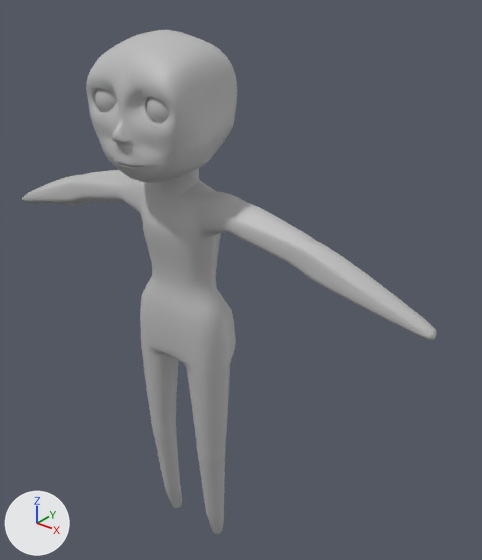
Before and after pictures for a commit that changed the FBX model narrative-unity/Assets/Models/Characters/m_base.fbx.
The view is the same before and after, from a 50 mm camera at (1.118, -1.168, 1.636) aimed at (0.097, 0.108, 0.844). The axes (+X, +Y, +Z) are drawn at lower left. The lights are the same throughout. Where no turn or scale is listed for an object, it has been applied to the vertices. Vertices at the same position are counted once.
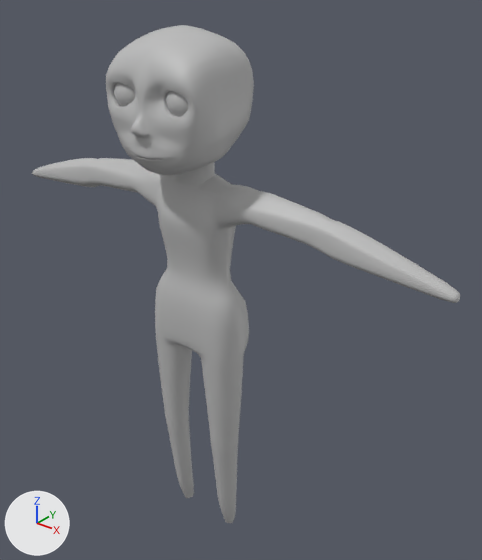
Changed parts and their boxes [x1, y1, x2, y2] in the pictures (482 x 560 px; the box of a moved part takes in the faces that stretch with it):
```json
{"object": "pCube7", "change": "reshaped, moved", "before": [22, 30, 437, 534], "after": [32, 25, 460, 523]}
{"part": 1, "of": "me_mesh", "change": "moved or reshaped", "before": [86, 30, 237, 183], "after": [106, 25, 254, 175]}
{"part": 2, "of": "me_mesh", "change": "rebuilt", "before": [22, 169, 437, 534], "after": [32, 158, 460, 523]}
{"part": 3, "of": "me_mesh", "change": "moved or reshaped", "before": [95, 89, 169, 123], "after": [114, 83, 188, 117]}
```

Edits to the scene script, one JSON object a line:
```json
{"block": "me_mesh", "where": "# used by ob_pcube7; location = (0.0, -0.001, 0.007)"}
{"op": "remove", "block": "me_mesh", "code": "me_mesh.from_pydata(...)  # 6077 vertices, 6040 faces; spans x -0.693..0.693, y -0.212..0.095, z -0.004..1.48"}
{"op": "add", "block": "me_mesh", "code": "me_mesh.from_pydata(...)  # 6080 vertices, 6052 faces; spans x -0.71..0.71, y -0.155..0.153, z 0.001..1.493"}
{"block": "me_mesh", "change": "me_mesh part 1: the loose piece of 2093 vertices spanning x -0.158..0.158, y -0.212..0.095, z 1.155..1.48 is multiplied about its middle by the matrix ((1.005, 0.0, 0.0), (0.0, 1.005, 0.0), (0.0, 0.0, 1.005)), then moved by (0.0, 0.058, 0.012)"}
{"block": "me_mesh", "change": "me_mesh part 2: the loose piece of 2876 vertices spanning x -0.693..0.693, y -0.084..0.068, z -0.004..1.202 is rebuilt with 2879 vertices and now spans x -0.71..0.71, y -0.027..0.126, z 0.001..1.213"}
{"block": "me_mesh", "change": "me_mesh part 3: 3 vertices moved within x -0.113..0.057, y -0.1, z 1.363; 1105 vertices removed from x -0.13..0.13, y -0.171..-0.077, z 1.289..1.38; 1105 vertices added at x -0.131..0.131, y -0.114..-0.019, z 1.301..1.392"}
{"op": "set", "path": "ob_pcube7.location", "old": "(0.0, -0.001, 0.007)", "new": "(0.0, 0.0, 0.0)"}
```
